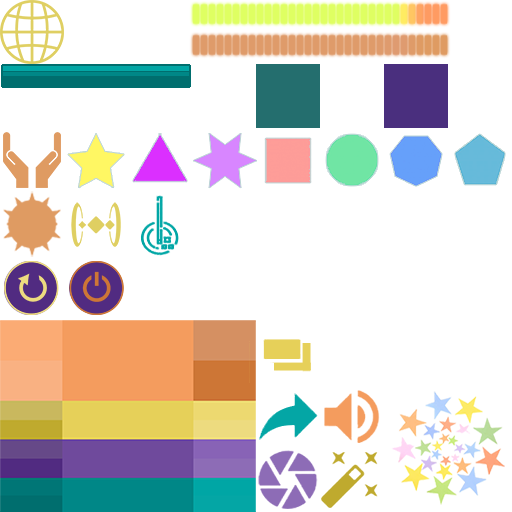
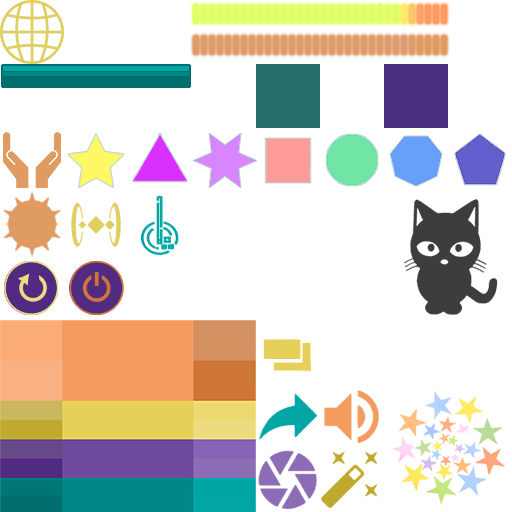
The second 512 × 512 image is a revision of the first. Changes to its layers:
added layer "Котик" above "Руки" over [404, 199, 498, 315]
